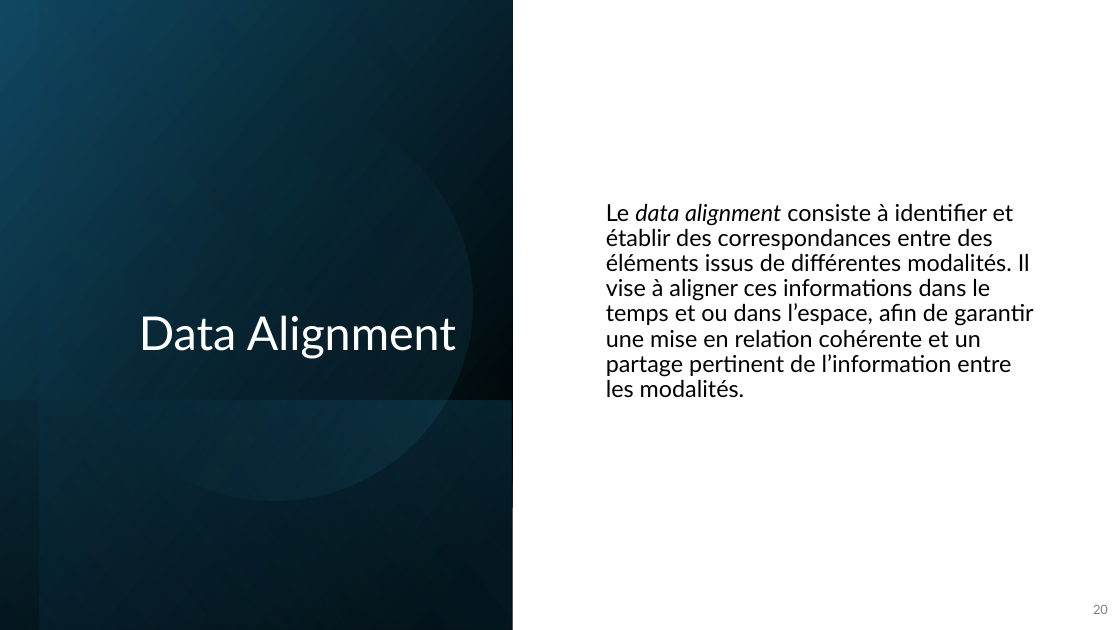
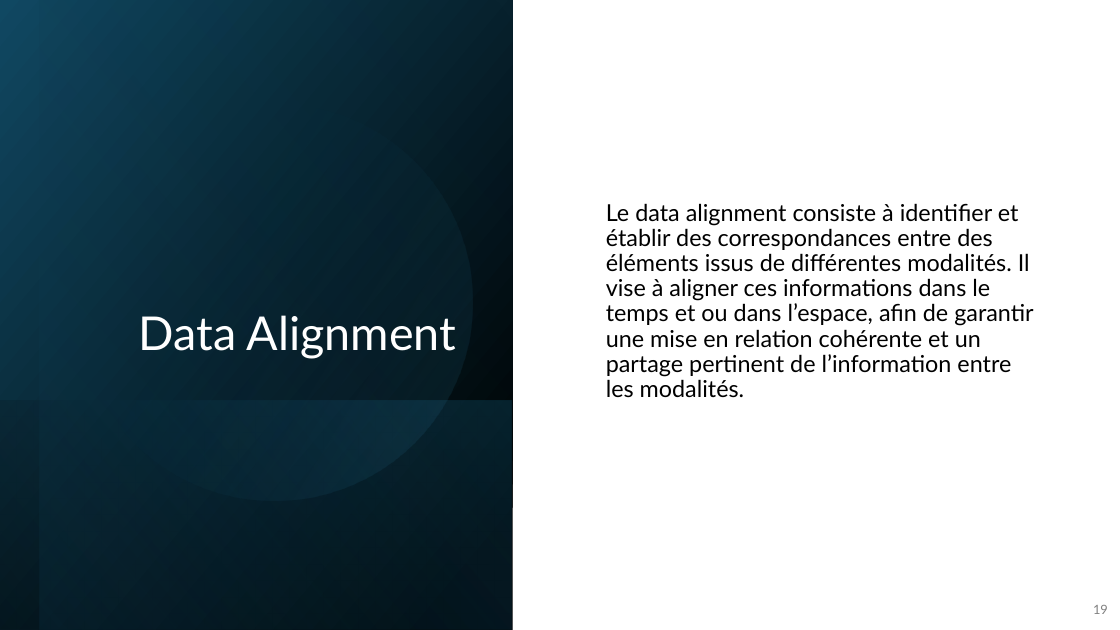
Before and after one commit to IzowRM/Stage-Cetic, a slide deck: slide 19 of Doc Slide/Presentation_du_27_01.pptx (slide 20 before the commit). Drawn at 1120x630 pixels with LibreOffice and Linux fonts; fonts in the diff are those of the drawing. Boxes give left, top, right and bottom in pixels: in the first picture for what was removed or moved away, otherwise in the second. Text is boxed around its words. In the diff, an @@ line names an element or a change of style, - is before the commit and + after.

```diff
--- a/Doc Slide/Presentation_du_27_01.pptx
+++ b/Doc Slide/Presentation_du_27_01.pptx
@@ text "Le data alignment consiste à ..." at <box>606,203,1033,398</box>: italic off in "data alignment" @@
@@ page number at <box>1093,605,1108,614</box>: text changed @@
-20
+19
```
Also in this commit, not shown: 11 other slides changed, 2 slides added, 2 slides removed, 4 other files.
